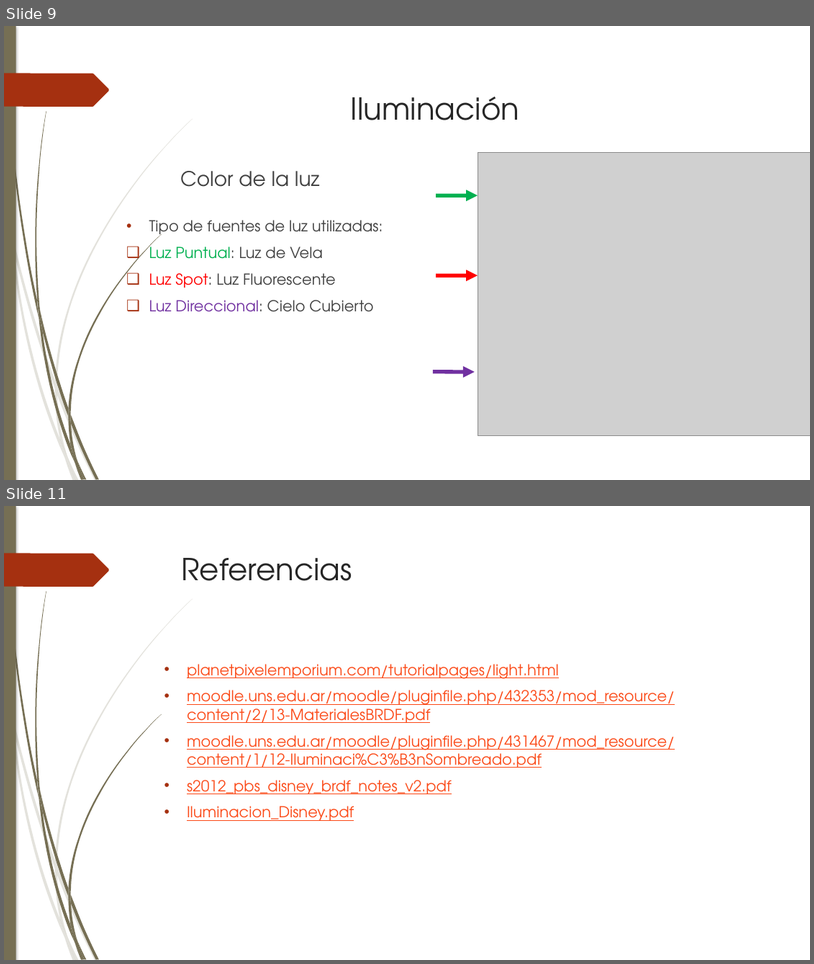
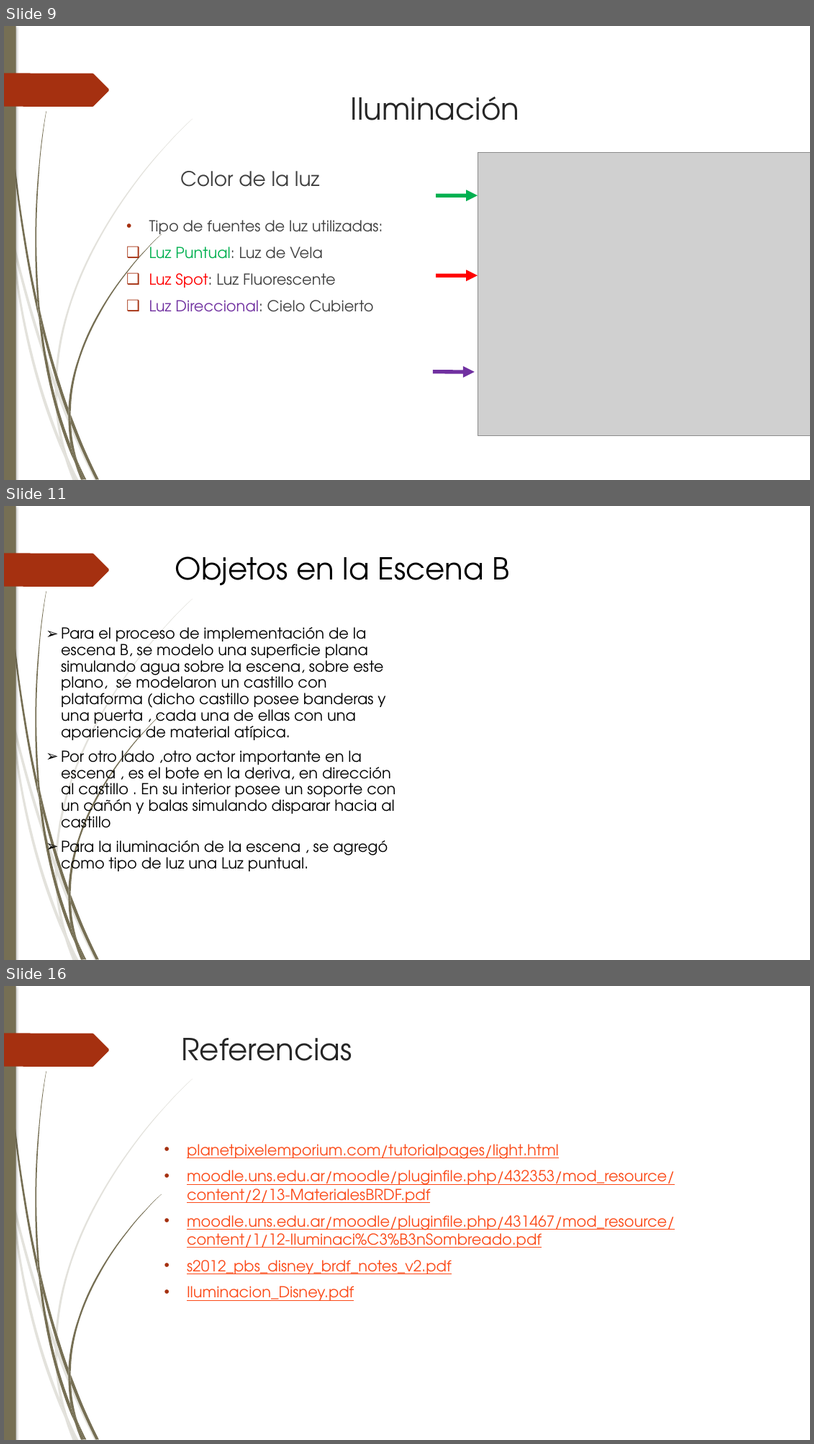
Before and after one commit to Barbmatt/Proyecto2, a slide deck: Presentación/Presentacion Proyecto 2 - editada.pptx. Shown one above the other, each under a label of ours: slides 9 and 11 before the commit, slides 9, 11 and 16 after it; the slides between them are not shown. The pictures are 814x964 and 814x1444 pixels, drawn with LibreOffice and Linux fonts; fonts in the diff are those of the drawing; grey boxes stand for pictures. Boxes give left, top, right and bottom in pixels: in the first picture for what was removed or moved away, otherwise in the second. Text is boxed around its words. In the diff, an @@ line names an element or a change of style, - is before the commit and + after.

Commit message:
PowerPoint Escena :a: :b:
Falta descripción de materiales para la escena B

```diff
--- a/Presentación/Presentacion Proyecto 2 - editada.pptx
+++ b/Presentación/Presentacion Proyecto 2 - editada.pptx
@@ slide 11 added at [4, 506, 810, 960], background #FFFFFF; not listed: 24 template elements that a slide beside it also shows @@
@@ title added at [175, 556, 510, 585], 36 pt, text #000000 @@
+Objetos en la Escena B
@@ text added at [61, 627, 396, 875], 18 pt, text #000000 @@
+➢ Para el proceso de implementación de la escena B, se modelo una superficie plana simulando agua sobre la escena, sobre este plano, se modelaron un castillo con plataforma (dicho castillo posee banderas y una puerta , cada una de ellas con una apariencia de material atípica.
+➢ Por otro lado ,otro actor importante en la escena , es el bote en la deriva, en dirección al castillo . En su interior posee un soporte con un cañón y balas simulando disparar hacia al castillo
+➢ Para la iluminación de la escena , se agregó como tipo de luz una Luz puntual.
@@ what was slide 11 is now slide 16 @@
```
Also in this commit, not shown: 5 slides changed, 5 other slides added, 1 slide removed, 9 other files.
